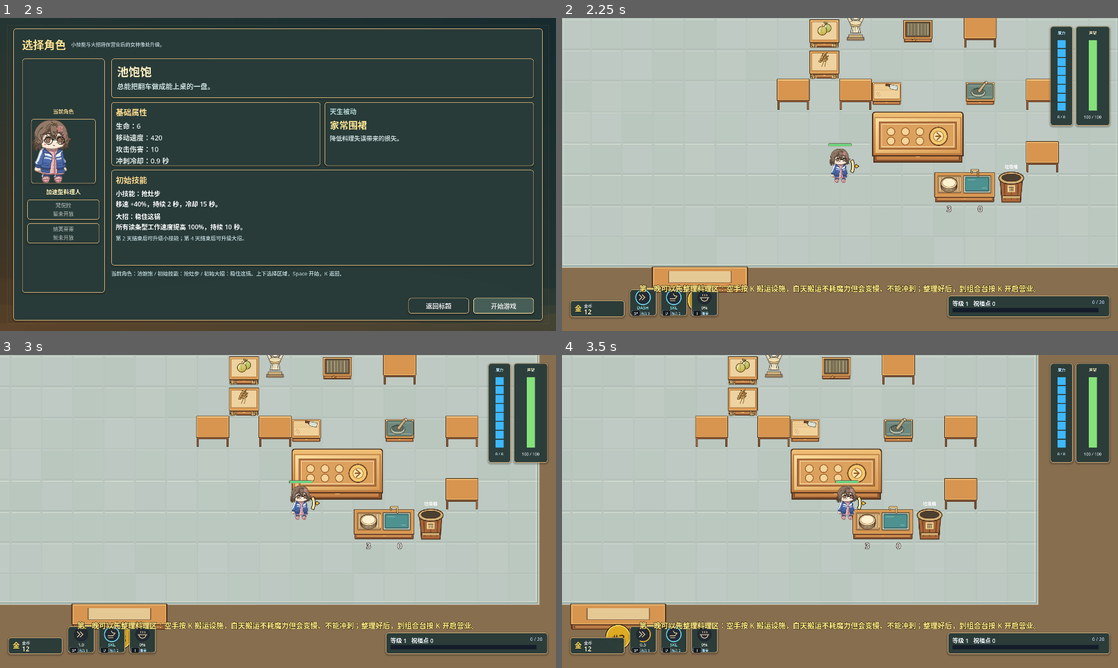
Above: before the commit, frames 1-4 (two rows, left to right).
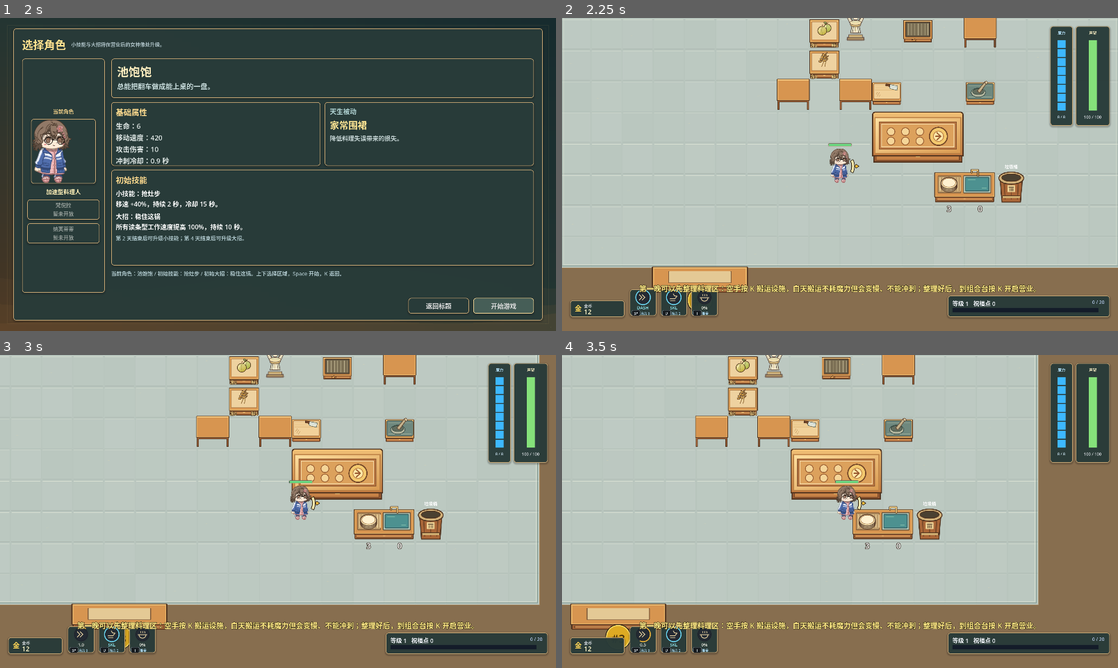
Above: after the commit, the same moments.

Repository: siunaus98/NewDrunkeryRealtime
Game: Godot game, scene res://Scenes/Main/game_start.tscn
Same seed, same stepped clock (60 frames per second), same inputs: the game is played once before the commit and once after it. Sound files missing from this copy of the repository are replaced by a short silence.
Inputs (mouse positions are in pixels of both pictures, inside the frame that each line leads up to):
- Up to frame 1 (2 s): click "开始" at 0.5 s; click (61, 152) at 1.25 s
- Up to frame 2 (2.25 s): click "开始游戏" at 2 s
- Up to frame 3 (3 s): tap Enter at 2.75 s; move the mouse to (400, 495) at 2.77 s; hold D (move_right) from 2.78 s (still down); hold K (interact) from 2.78 s (still down); tap Space (dash) at 2.85 s; click (400, 495) at 2.92 s
- Up to frame 4 (3.5 s): keep holding D (move_right); keep holding K (interact)

Frame 1 is identical in both runs. In frame 2, 0.8% of the frame differs, in the area x 83-90%, y 19-50%; in frame 3, 0.9%; in frame 4, 0.9%, in the area x 68-75%, y 19-50%.

Commit message:
Adjust facility caps, stack lamp bonuses and audit kitchen capacity

Diff:
--- a/NewDrunkeryRealtime/Scenes/Main/main.tscn
+++ b/NewDrunkeryRealtime/Scenes/Main/main.tscn
@@ -533,11 +533,3 @@
 [node name="PrepTableB" parent="." instance=ExtResource("11_test_table")]
 position = Vector2(2880, 832)
 scale = Vector2(0.21, 0.21)
-
-[node name="PrepTableC" parent="." instance=ExtResource("11_test_table")]
-position = Vector2(3136, 1088)
-scale = Vector2(0.21, 0.21)
-
-[node name="PrepTableD" parent="." instance=ExtResource("11_test_table")]
-position = Vector2(3136, 1344)
-scale = Vector2(0.21, 0.21)
--- a/NewDrunkeryRealtime/Scripts/Core/SupportFacilityAuraQuery.gd
+++ b/NewDrunkeryRealtime/Scripts/Core/SupportFacilityAuraQuery.gd
@@ -1,13 +1,28 @@
 extends RefCounted
 
 # Pure scene query: the player owns how the result is combined with other
-# movement modifiers; this helper only finds the strongest active aura.
+# movement modifiers. Work auras add their bonuses; movement uses the strongest.
 
 static func get_movement_multiplier(tree: SceneTree, world_position: Vector2) -> float:
 	return get_max_multiplier(tree, world_position, &"get_movement_speed_multiplier")
 
 static func get_cook_multiplier(tree: SceneTree, world_position: Vector2) -> float:
-	return get_max_multiplier(tree, world_position, &"get_cook_speed_multiplier")
+	return get_work_multiplier(tree, world_position, &"get_cook_speed_multiplier")
+
+static func get_work_multiplier(tree: SceneTree, world_position: Vector2, multiplier_method: StringName) -> float:
+	if tree == null:
+		return 1.0
+	var bonus := 0.0
+	for support in tree.get_nodes_in_group("support_facilities"):
+		if not is_instance_valid(support) or not support is Node2D or not support.is_visible_in_tree():
+			continue
+		if support.get("is_carried") == true:
+			continue
+		if not support.has_method(multiplier_method) or not support.has_method("get_support_aura_radius"):
+			continue
+		if world_position.distance_to(support.global_position) <= float(support.get_support_aura_radius()):
+			bonus += maxf(float(support.call(multiplier_method)) - 1.0, 0.0)
+	return 1.0 + bonus
 
 static func get_max_multiplier(tree: SceneTree, world_position: Vector2, multiplier_method: StringName) -> float:
 	if tree == null:
--- a/NewDrunkeryRealtime/Scripts/Facilities/FacilityCatalog.gd
+++ b/NewDrunkeryRealtime/Scripts/Facilities/FacilityCatalog.gd
@@ -10,11 +10,11 @@
 	{"id": &"portal", "name": "微型传送门（一对）", "cost": 65, "limit": 1, "script": "PortalFacility", "pair": true, "shop_description": "在传送门之间运送物品。", "detail": "消耗1魔力传送整件物品，距离越远越慢；一对门共用一次传送。"},
 	{"id": &"duplicator", "name": "神奇复制器", "cost": 52, "limit": 1, "script": "MagicFacility", "shop_description": "复制普通食材或半成品。", "detail": "消耗3魔力复制普通食材或半成品。小料最多4份，不能复制BOSS食材。"},
 	{"id": &"shuttle", "name": "摇摇车（双端点）", "cost": 34, "limit": 1, "script": "ShuttleFacility", "pair": true, "shop_description": "在两端之间快速运输食材。", "detail": "在双端点间快速运输最多3件食材或半成品，可受明光灯加速。"},
-	{"id": &"stack_table", "name": "堆叠台", "cost": 22, "limit": 2, "script": "StackFacility", "shop_description": "堆放同类食材，节省备料空间。", "detail": "同种同加工食材可堆5份，小料可堆20份。"},
+	{"id": &"stack_table", "name": "堆叠台", "cost": 22, "limit": 3, "script": "StackFacility", "shop_description": "堆放同类食材，节省备料空间。", "detail": "同种同加工食材可堆5份，小料可堆20份。"},
 	{"id": &"forklift", "name": "铲车", "cost": 180, "limit": 1, "script": "ForkliftFacility", "shop_description": "驾驶铲车前往战斗区采集和运输。", "detail": "战斗区采集车，容量40、耐久2000、移速120%。碰撞承伤减半，造成50伤害并击退；耐久不自动恢复。"},
 	{"id": &"culture", "name": "培养皿", "cost": 38, "limit": 3, "script": "CultureFacility", "shop_description": "培育普通植物食材，持续补充原料。", "detail": "消耗1份普通非肉类生食材，白天每25秒产1份，最多12份。"},
 	{"id": &"trap_rack", "name": "捕兽夹", "cost": 8, "limit": 2, "script": "CombatFacility", "shop_description": "布置陷阱，伤害并拖慢敌人，小心自己踩中。", "detail": "一次性陷阱，敌人受300伤害、玩家受60伤害。普通敌人禁锢2秒并永久减速40%；玩家与BOSS仅暂时减速。"},
-	{"id": &"ballista", "name": "弩台", "cost": 60, "limit": 2, "script": "CombatFacility", "shop_description": "朝固定方向射击，协助战斗，小心挡住箭路。", "detail": "每2.5秒沿固定方向发射180伤害弩箭，也会伤害玩家。"}
+	{"id": &"ballista", "name": "弩台", "cost": 60, "limit": 10, "script": "CombatFacility", "shop_description": "朝固定方向射击，协助战斗，小心挡住箭路。", "detail": "每2.5秒沿固定方向发射180伤害弩箭，也会伤害玩家。"}
 ]
 
 static func definition(id: StringName) -> Dictionary:
--- a/NewDrunkeryRealtime/Scripts/Facilities/FacilityPurchase.gd
+++ b/NewDrunkeryRealtime/Scripts/Facilities/FacilityPurchase.gd
@@ -15,7 +15,7 @@
 	for index in range(2 if bool(entry.get("pair", false)) else 1):
 		var facility := Catalog.create(id)
 		root.add_child(facility)
-		var position: Vector2 = _find_vehicle_position(flow, facility) if id == &"forklift" else flow._find_support_facility_spawn_position(facility)
+		var position: Vector2 = _find_battle_position(flow, facility) if id in [&"forklift", &"ballista", &"trap_rack"] else flow._find_support_facility_spawn_position(facility)
 		if position == Vector2.INF:
 			facility.free()
 			for previous: Node2D in created:
@@ -34,7 +34,7 @@
 			created[1].cart_here = false
 	return true
 
-static func _find_vehicle_position(flow: Node, facility: Node2D) -> Vector2:
+static func _find_battle_position(flow: Node, facility: Node2D) -> Vector2:
 	var map: Node = flow.level_refs.get_prototype_map()
 	var region: Rect2 = map.get_region_bounds(&"near")
 	for y in range(int(region.position.y / 128), int(region.end.y / 128)):
--- a/NewDrunkeryRealtime/Scripts/Progression/NightShopController.gd
+++ b/NewDrunkeryRealtime/Scripts/Progression/NightShopController.gd
@@ -42,9 +42,9 @@
 var scroll_request_id: int = 0
 
 const SHOP_FACILITY_LIMITS := {
-	&"prep_table": 2,
-	&"conveyor": 2,
-	&"lamp": 1,
+	&"prep_table": 3,
+	&"conveyor": 10,
+	&"lamp": 2,
 }
 
 func configure_ui(
--- a/NewDrunkeryRealtime/Scripts/Restaurant/FixedBarrelBlocker.gd
+++ b/NewDrunkeryRealtime/Scripts/Restaurant/FixedBarrelBlocker.gd
@@ -237,18 +237,7 @@
 		current_drink_item_id = &""
 
 func _get_nearby_support_fill_multiplier() -> float:
-	var multiplier: float = 1.0
-	for support in get_tree().get_nodes_in_group("support_facilities"):
-		if not is_instance_valid(support) or not (support is Node2D):
-			continue
-		if support is CanvasItem and not (support as CanvasItem).visible:
-			continue
-		if not support.has_method("get_barrel_fill_speed_multiplier"):
-			continue
-		if global_position.distance_to((support as Node2D).global_position) > float(support.get_support_aura_radius()):
-			continue
-		multiplier = maxf(multiplier, float(support.get_barrel_fill_speed_multiplier()))
-	return multiplier
+	return preload("res://Scripts/Core/SupportFacilityAuraQuery.gd").get_work_multiplier(get_tree(), global_position, &"get_barrel_fill_speed_multiplier")
 
 func _apply_shape() -> void:
 	var shape := RectangleShape2D.new()
--- a/NewDrunkeryRealtime/Scripts/UI/CodexCatalog.gd
+++ b/NewDrunkeryRealtime/Scripts/UI/CodexCatalog.gd
@@ -41,8 +41,11 @@
 		texture_path = "res://ArtResource/Facilities/%s.svg" % String(id)
 	var texture: Texture2D = load(texture_path) if ResourceLoader.exists(texture_path) else null
 	var limit := int(source.get("limit", 0))
+	var manual_limits := preload("res://Scripts/Progression/NightShopController.gd").SHOP_FACILITY_LIMITS
+	if manual_limits.has(id): limit = int(manual_limits[id])
 	var limit_text := "可重复购买" if limit <= 0 else "最多购买 %d 个" % limit
 	var detail := String(source.get("detail", source.get("description", "")))
+	if id == &"lamp": detail += "重叠光照的效率加成按加法叠加。"
 	entries.append({
 		"id": id,
 		"name": String(source.get("name", "设施")),
--- /dev/null
+++ b/NewDrunkeryRealtime/tools/validate_facility_capacity.gd
@@ -0,0 +1,143 @@
+extends SceneTree
+
+const Catalog = preload("res://Scripts/Facilities/FacilityCatalog.gd")
+const Aura = preload("res://Scripts/Core/SupportFacilityAuraQuery.gd")
+const Items = preload("res://Scripts/Kitchen/TestItemDefs.gd")
+var failures: Array[String] = []
+var main: Node
+var flow: Node
+var map: Node2D
+
+func _initialize() -> void:
+	call_deferred("run")
+
+func check(ok: bool, message: String) -> void:
+	if not ok:
+		failures.append(message)
+		push_error(message)
+
+func settle() -> void:
+	for frame in range(4): await process_frame
+	await physics_frame
+
+func run() -> void:
+	main = load("res://Scenes/Main/main.tscn").instantiate()
+	root.add_child(main)
+	current_scene = main
+	await settle()
+	flow = main.get_node("LevelFlowController")
+	map = main.get_node("PrototypeMap")
+	flow.set_process(false)
+	flow.input_release_guard_active = false
+	flow.overlay_controller.set_transition_visible(false)
+	paused = false
+	var initial_tables := 0
+	for child: Node in main.get_children():
+		if child.get_script() == load("res://Scripts/Kitchen/TestTable.gd"): initial_tables += 1
+	check(initial_tables == 3, "Initial kitchen contains exactly three prep tables")
+	var shop: Node = flow.night_shop_controller
+	check(shop._facility_shop_limit(&"prep_table") == 3 and shop._facility_shop_limit(&"conveyor") == 10 and shop._facility_shop_limit(&"lamp") == 2, "Requested manual purchase caps")
+	check(Catalog.definition(&"stack_table").limit == 3 and Catalog.definition(&"ballista").limit == 10, "Requested catalog purchase caps")
+
+	# Work gain sums the bonuses, not the multipliers: 1 + .22 + .22 = 1.44.
+	var station: Node2D = main.get_node("TestCooker")
+	var lamps: Array[Node2D] = []
+	for index in range(2):
+		var lamp: Node2D = load("res://Scenes/Restaurant/support_facility.tscn").instantiate()
+		lamp.facility_type = &"lamp"
+		lamp.cook_speed_multiplier = 1.22
+		main.add_child(lamp)
+		lamp.global_position = station.global_position + Vector2(index * 60, 80)
+		lamps.append(lamp)
+	check(is_equal_approx(station._get_nearby_support_cook_multiplier(), 1.44), "Two lamps add to 44 percent work gain")
+	lamps[1].set_facility_carried(true)
+	check(is_equal_approx(station._get_nearby_support_cook_multiplier(), 1.22), "Carried lamps grant no work gain")
+	lamps[1].set_facility_carried(false)
+	var barrel: Node2D = main.get_node("FixedBarrelLeftA")
+	for lamp: Node2D in lamps: lamp.global_position = barrel.global_position
+	check(is_equal_approx(barrel._get_nearby_support_fill_multiplier(), 1.44), "Barrels share additive lamp rule")
+	lamps[1].global_position += Vector2(1000, 0)
+	check(is_equal_approx(barrel._get_nearby_support_fill_multiplier(), 1.22), "Leaving one lamp aura removes only that bonus")
+	lamps[0].hide()
+	check(is_equal_approx(barrel._get_nearby_support_fill_multiplier(), 1.0), "Hidden lamps grant no work gain")
+	for lamp: Node2D in lamps: lamp.free()
+
+	# Reserve the full authored ingredient-cabinet set, even when not on today's menu.
+	var kitchen: Rect2 = map.get_kitchen_zone_bounds()
+	var cell_size: Vector2 = map.get_tile_size()
+	var total_cells := roundi(kitchen.size.x / cell_size.x) * roundi(kitchen.size.y / cell_size.y)
+	var initial_cells := 0
+	var initial_detail: Array[Dictionary] = []
+	for child: Node in main.get_children():
+		if not child is Node2D or not child.has_method("get_layout_footprint"): continue
+		var footprint: Vector2i = child.get_layout_footprint()
+		var rect := Rect2(child.global_position - Vector2(footprint) * cell_size * .5, Vector2(footprint) * cell_size)
+		if not kitchen.encloses(rect): continue
+		var area := footprint.x * footprint.y
+		initial_cells += area
+		initial_detail.append({"name": child.name, "cells": area})
+	var purchased_cells := 0
+	var purchased_detail: Array[Dictionary] = []
+	for id: StringName in shop.SHOP_FACILITY_LIMITS:
+		var cells: int = shop.SHOP_FACILITY_LIMITS[id] * (2 if id == &"conveyor" else 1)
+		purchased_cells += cells
+		purchased_detail.append({"id": id, "cells": cells})
+	for entry: Dictionary in Catalog.ENTRIES:
+		check(int(entry.limit) > 0, "Every facility has finite cap: " + String(entry.id))
+		if entry.id in [&"forklift", &"ballista", &"trap_rack"]: continue
+		var facility: Node2D = Catalog.create(entry.id)
+		var footprint: Vector2i = facility.get_layout_footprint()
+		var cells: int = footprint.x * footprint.y * int(entry.limit) * (2 if entry.get("pair", false) else 1)
+		purchased_cells += cells
+		purchased_detail.append({"id": entry.id, "cells": cells})
+		facility.free()
+	var empty := total_cells - initial_cells - purchased_cells
+	var summary := {"total": total_cells, "initial_including_all_cabinets": initial_cells, "full_purchase": purchased_cells, "empty": empty, "empty_percent": 100.0 * empty / total_cells, "portal_exit_reserved": 2, "placeable_empty_after_exits": empty - 2, "initial_detail": initial_detail, "purchase_detail": purchased_detail}
+	print("KITCHEN CAPACITY: ", JSON.stringify(summary))
+	check(empty > 0, "Full purchase preserves space after all cabinets are included")
+	DirAccess.make_dir_recursive_absolute(ProjectSettings.globalize_path("res://_artifact_work"))
+	var report := FileAccess.open("res://_artifact_work/kitchen_capacity.json", FileAccess.WRITE)
+	report.store_string(JSON.stringify(summary, "\t"))
+	report.close()
+
+	# Exercise the real shop transaction to every cap, including both-endpoint purchases.
+	for cabinet: Node2D in get_nodes_in_group("storage_facilities"):
+		cabinet.show()
+		cabinet.clear_menu_filter()
+	await settle()
+	flow.progression_state.gold = 1000000
+	flow.run_context.state = preload("res://Scripts/Core/LevelContext.gd").LevelState.NIGHT_REST
+	shop.prepare_for_open(flow.progression_state)
+	var ids: Array[StringName] = []
+	for item: Dictionary in shop.merchant_shop_items:
+		if item.type == &"facility": ids.append(item.id)
+	for shop_id: StringName in ids:
+		var id := StringName(String(shop_id).trim_prefix("facility_"))
+		var limit: int = shop._facility_shop_limit(id)
+		var stale: Dictionary = {}
+		for count in range(limit):
+			shop._rebuild_merchant_shop_items()
+			var index := find_item(shop, shop_id)
+			check(index >= 0, "Facility still purchasable below cap: " + String(id))
+			if index < 0: break
+			shop.selected_shop_index = index
+			stale = shop.merchant_shop_items[index].duplicate(true)
+			check(shop.purchase_selected(), "Real shop purchase %s %d/%d" % [id, count + 1, limit])
+			await settle()
+		check(flow.progression_state.get_stat_purchase_count(shop_id) == limit, "Purchase count reaches cap: " + String(id))
+		check(find_item(shop, shop_id) < 0, "Sold-out item leaves shop: " + String(id))
+		if not stale.is_empty(): check(not shop._purchase_facility(stale), "Stale card cannot bypass limit: " + String(id))
+	for facility: Node2D in get_nodes_in_group("new_facilities"):
+		if facility.facility_type in [&"ballista", &"forklift"]:
+			check(map.is_point_in_battle_zone(facility.global_position), "Combat equipment is delivered outside kitchen")
+	for item: Node2D in get_nodes_in_group("loose_items"):
+		if item.item_id == &"bear_trap": check(map.is_point_in_battle_zone(item.global_position), "Trap purchase is delivered outside kitchen")
+	main.free()
+	paused = false
+	print("FACILITY CAPACITY: %d failures; initial tables, purchase caps, real max purchases, lamp overlap and kitchen budget" % failures.size())
+	quit(0 if failures.is_empty() else 1)
+
+func find_item(shop: Node, id: StringName) -> int:
+	for index in range(shop.merchant_shop_items.size()):
+		if shop.merchant_shop_items[index].id == id: return index
+	return -1
Not shown, added: NewDrunkeryRealtime/Docs/设施上限与料理区容量_2026-11-24.md
